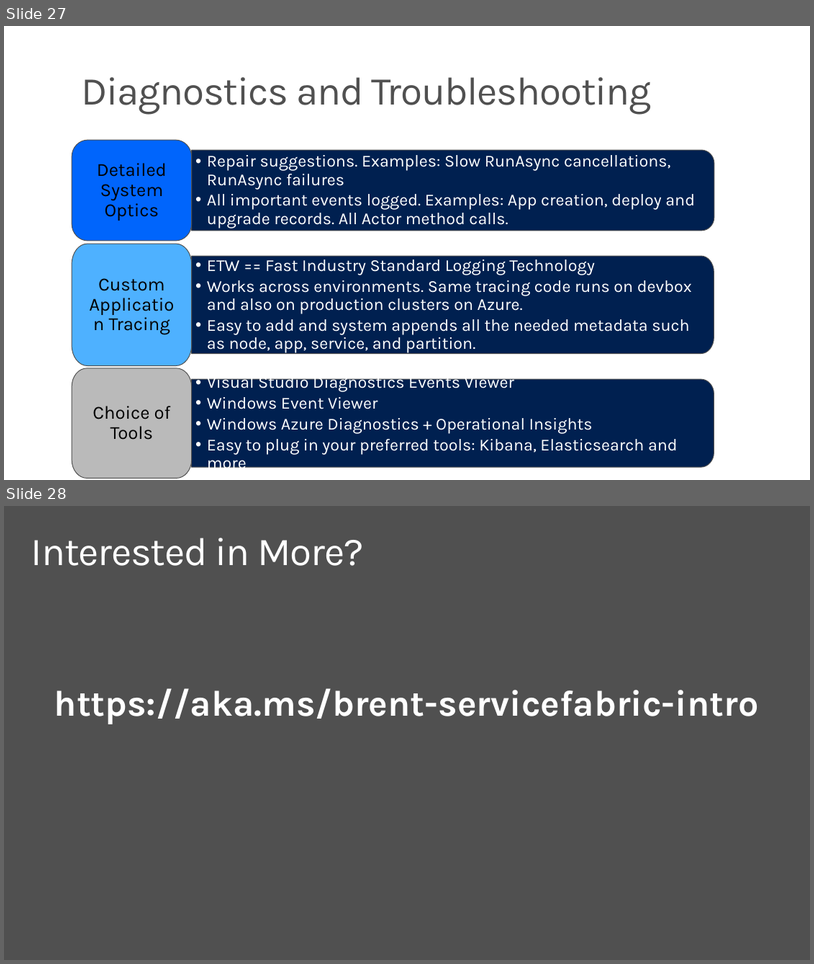
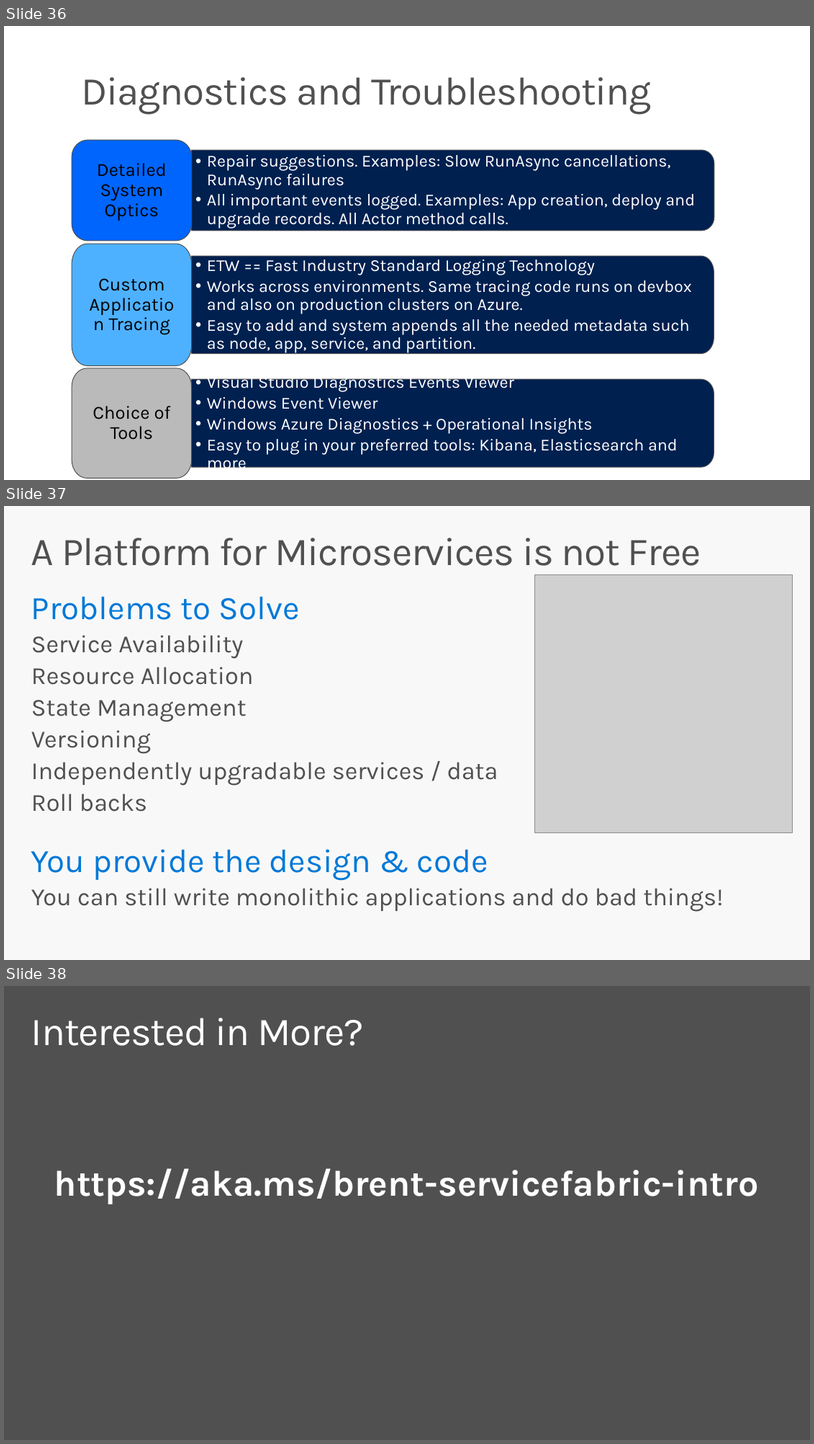
Before and after one commit to brentstineman/PersonalStuff, a slide deck: Presentations/Service Fabric/ServiceFabric Overview.pptx. Shown one above the other, each under a label of ours: slides 27 and 28 before the commit, slides 36, 37 and 38 after it. The pictures are 814x964 and 814x1444 pixels, drawn with LibreOffice and Linux fonts; fonts in the diff are those of the drawing; grey boxes stand for pictures. Boxes give left, top, right and bottom in pixels: in the first picture for what was removed or moved away, otherwise in the second. Text is boxed around its words. In the diff, an @@ line names an element or a change of style, - is before the commit and + after.

```diff
--- a/Presentations/Service Fabric/ServiceFabric Overview.pptx
+++ b/Presentations/Service Fabric/ServiceFabric Overview.pptx
@@ slide 37 added at <box>4,506,810,960</box>, background #F8F8F8 @@
@@ title added at <box>31,538,701,575</box>, 48 pt, text #505050 @@
+A Platform for Microservices is not Free
@@ picture added at <box>535,575,792,832</box> @@
@@ text added at <box>31,596,723,911</box>, 30 pt, text #505050 @@
+Problems to Solve
+  Service Availability
+  Resource Allocation
+  State Management
+  Versioning
+  Independently upgradable services / data
+  Roll backs
+You provide the design & code
+  You can still write monolithic applications and do bad things!
@@ what was slide 27 is now slide 36 @@
@@ what was slide 28 is now slide 38 @@
```
Also in this commit, not shown: 10 other slides added, 1 slide removed, 1 other file.
